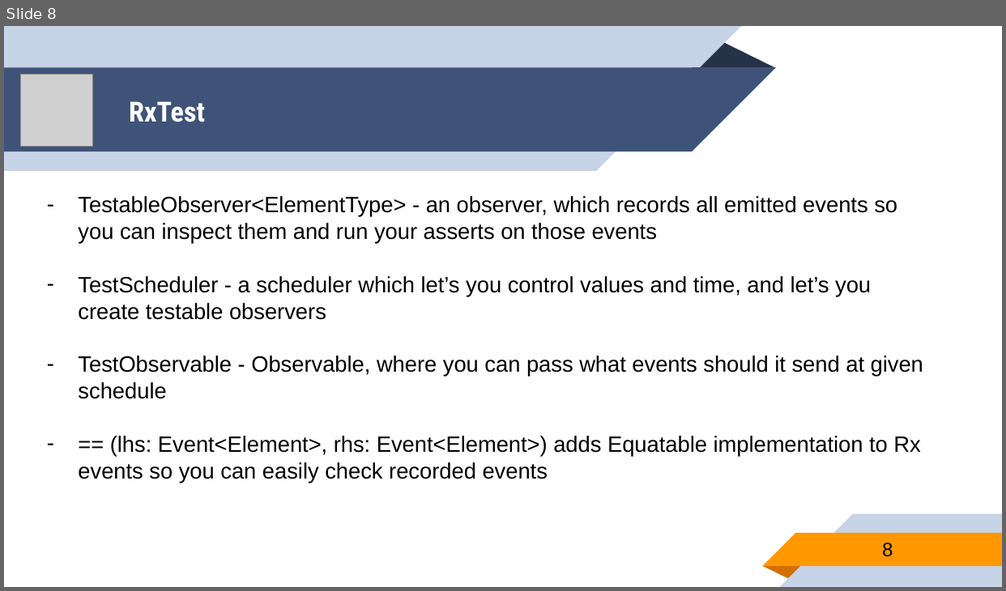
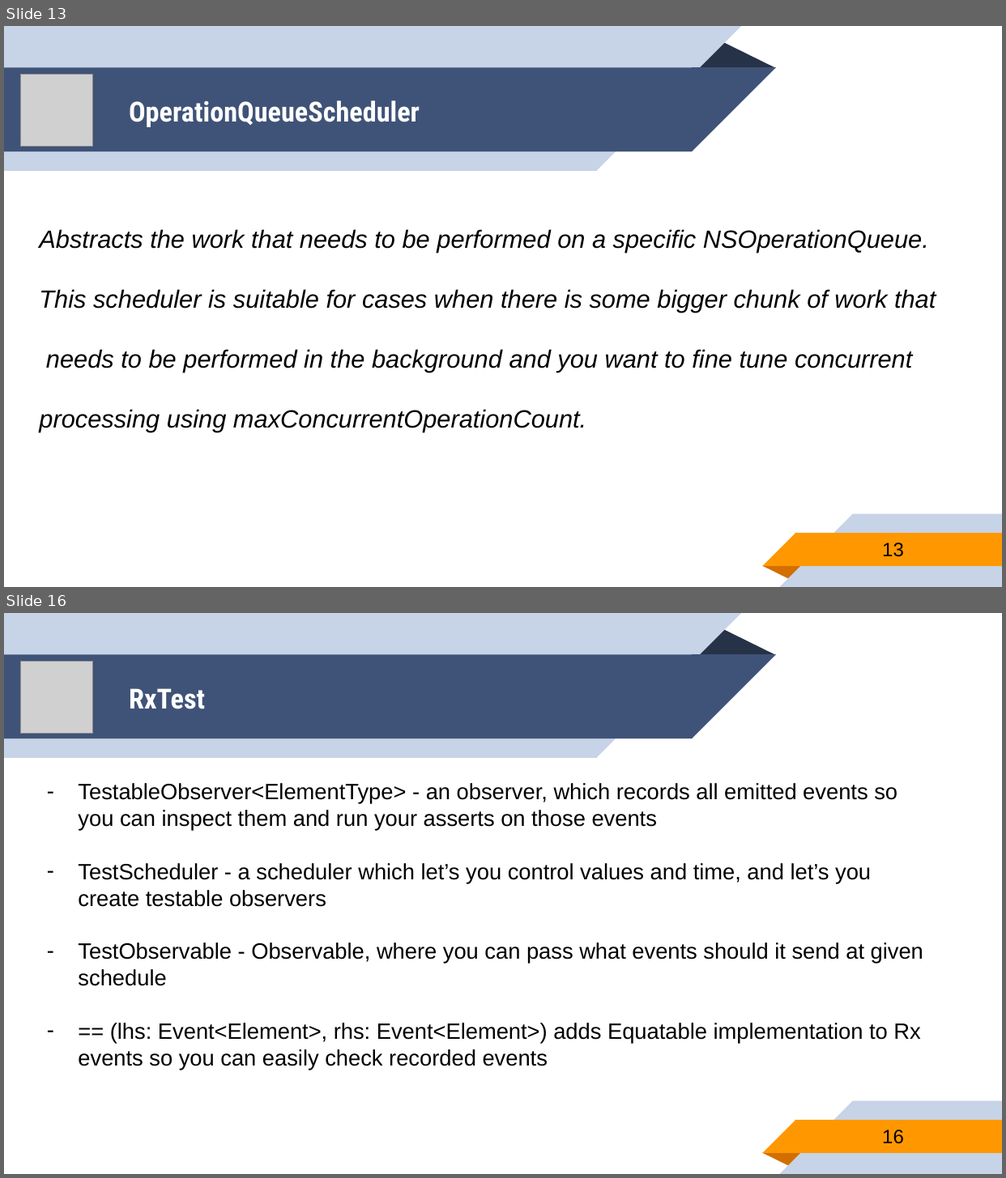
Before and after one commit to younghwankim/RxSwiftClass, a slide deck: AdvancedRxSwift/day5/AdvancedRxSwift5.pptx. Shown one above the other, each under a label of ours: slide 8 before the commit, slides 13 and 16 after it; the slides between them are not shown. The pictures are 1006x591 and 1006x1178 pixels, drawn with LibreOffice and Linux fonts; fonts in the diff are those of the drawing; grey boxes stand for pictures. Boxes give left, top, right and bottom in pixels: in the first picture for what was removed or moved away, otherwise in the second. Text is boxed around its words. In the diff, an @@ line names an element or a change of style, - is before the commit and + after.

```diff
--- a/AdvancedRxSwift/day5/AdvancedRxSwift5.pptx
+++ b/AdvancedRxSwift/day5/AdvancedRxSwift5.pptx
@@ slide 13 added at <box>4,26,1002,587</box>, background #FFFFFF; not listed: 10 template elements that a slide beside it also shows @@
@@ picture added at <box>21,74,94,147</box> @@
@@ title added at <box>129,101,420,127</box>, 20 pt, text #FFFFFF, bold @@
+OperationQueueScheduler
@@ text added at <box>39,229,936,433</box>, 18 pt, text #000000, italic @@
+Abstracts the work that needs to be performed on a specific NSOperationQueue.
+This scheduler is suitable for cases when there is some bigger chunk of work that
+needs to be performed in the background and you want to fine tune concurrent
+processing using maxConcurrentOperationCount.
@@ page number added at <box>882,543,904,557</box>, 14 pt, text #000000 @@
+13
@@ what was slide 8 is now slide 16 @@
@@ page number at <box>882,1130,904,1144</box>: text changed @@
-8
+16
```
Also in this commit, not shown: 7 other slides added, 1 other file.
